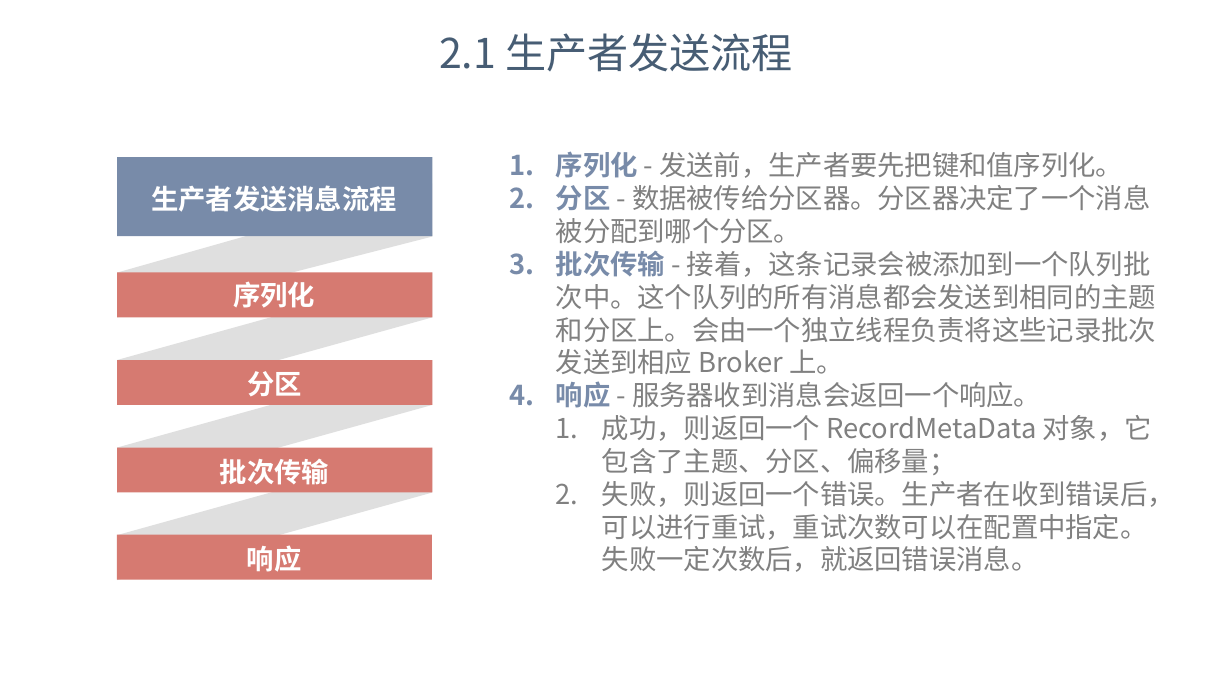
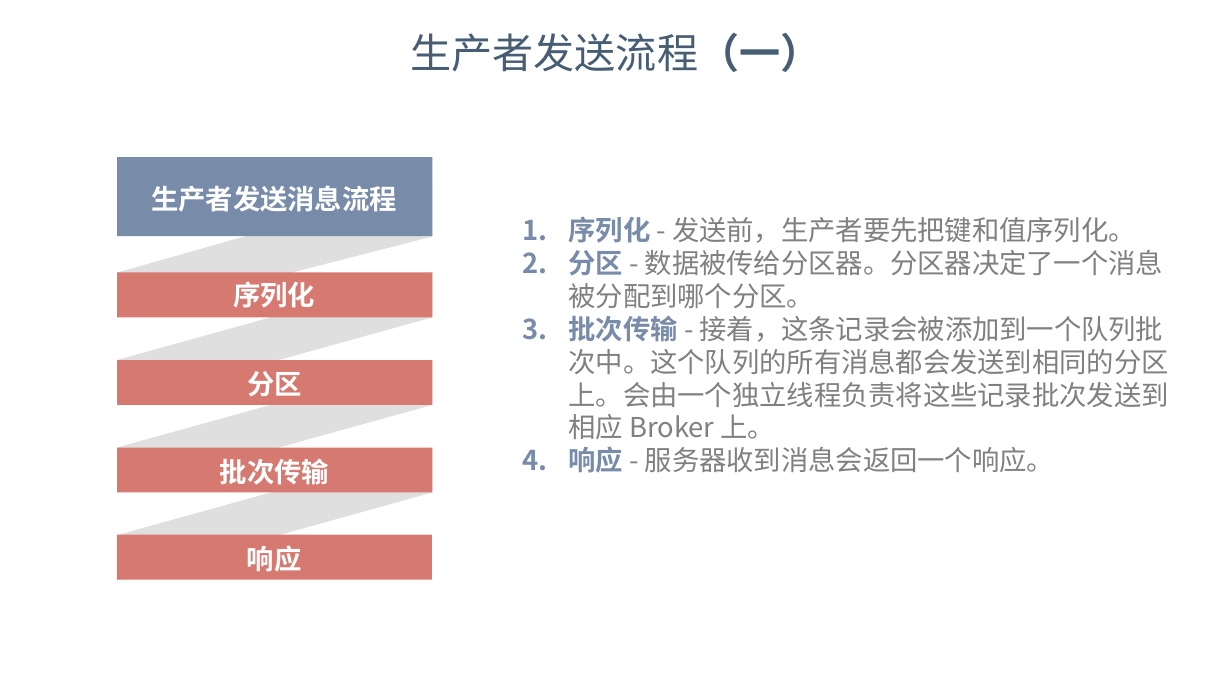
Before and after one commit to dunwu/bigdata-tutorial, a slide deck: slide 11 of assets/kafka/kafka.pptx. Drawn at 1232x693 pixels with LibreOffice and Linux fonts; fonts in the diff are those of the drawing; background and template pictures are left out. Boxes give left, top, right and bottom in pixels: in the first picture for what was removed or moved away, otherwise in the second. Text is boxed around its words. In the diff, an @@ line names an element or a change of style, - is before the commit and + after.

```diff
--- a/assets/kafka/kafka.pptx
+++ b/assets/kafka/kafka.pptx
@@ text at [411,33,822,72]: text changed @@
-2.1 生产者发送流程
+生产者发送流程（一）
@@ text "序列化 - 发送前，生产者要先把键和值序列化。": place and size @@
-text "序列化 - 发送前，生产者要先把键和值序列化。" at [556,151,1175,572]
+text "序列化 - 发送前，生产者要先把键和值序列化。" at [569,216,1169,473]
@@ text at [569,316,1169,439]: text changed @@
-3. 批次传输 - 接着，这条记录会被添加到一个队列批次中。这个队列的所有消息都会发送到相同的主题和分区上。会由一个独立线程负责将这些记录批次发送到相应 Broker 上。
+3. 批次传输 - 接着，这条记录会被添加到一个队列批次中。这个队列的所有消息都会发送到相同的分区上。会由一个独立线程负责将这些记录批次发送到相应 Broker 上。
@@ text at [602,415,1175,572]: paragraphs removed @@
-  1. 成功，则返回一个 RecordMetaData 对象，它包含了主题、分区、偏移量；
-  2. 失败，则返回一个错误。生产者在收到错误后，可以进行重试，重试次数可以在配置中指定。失败一定次数后，就返回错误消息。
```
Also in this commit, not shown: 18 other slides changed, 2 other files.
